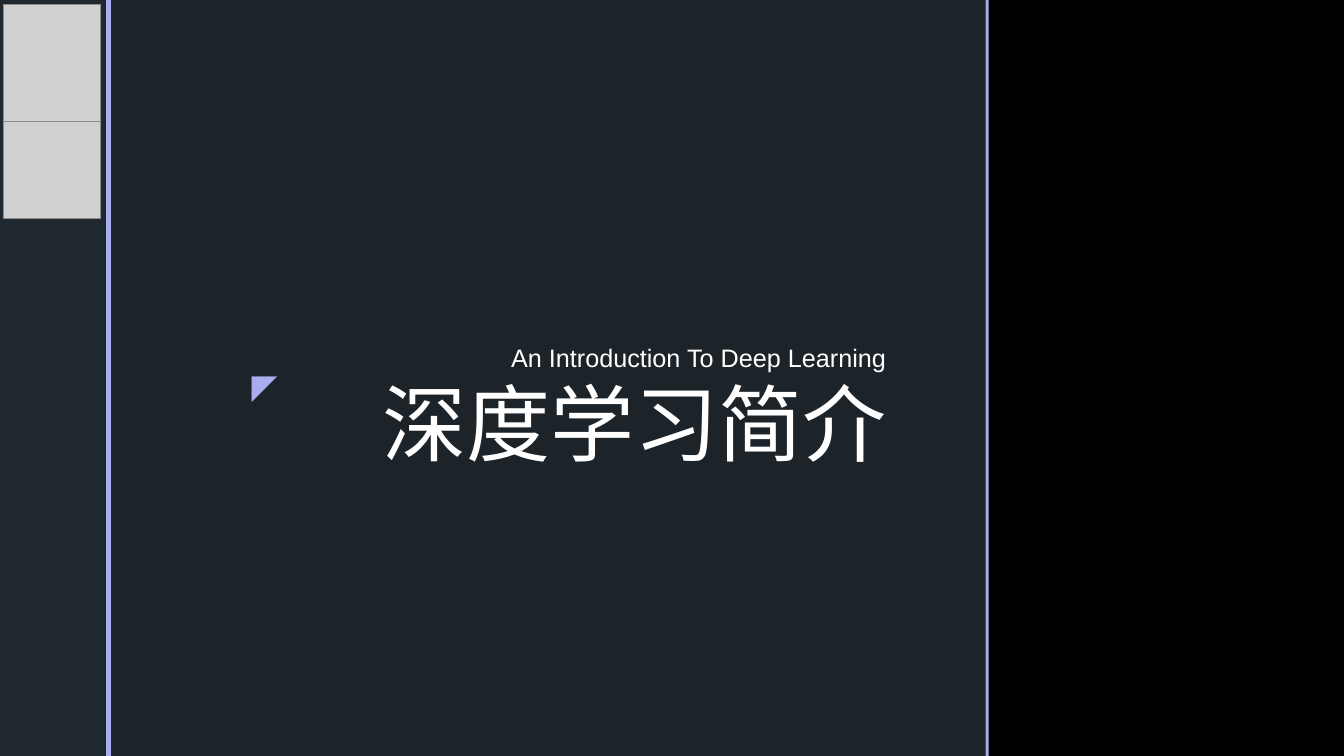
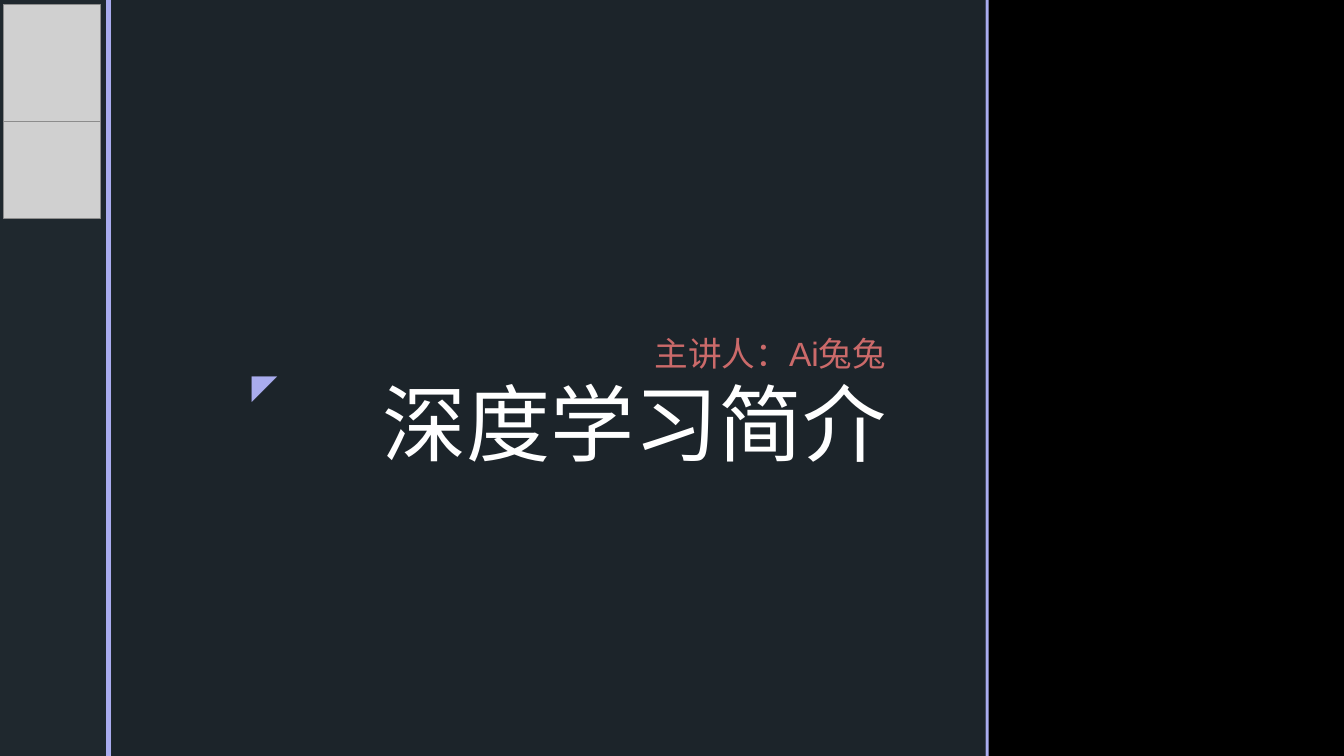
Before and after one commit to SakigamiYang/PyCon, a slide deck: slide 1 of Python-Meetup/20210523/深度学习简介.pptx. Drawn at 1344x756 pixels with LibreOffice and Linux fonts; fonts in the diff are those of the drawing; grey boxes stand for pictures; background and template pictures are left out. Boxes give left, top, right and bottom in pixels: in the first picture for what was removed or moved away, otherwise in the second. Text is boxed around its words. In the diff, an @@ line names an element or a change of style, - is before the commit and + after.

```diff
--- a/Python-Meetup/20210523/深度学习简介.pptx
+++ b/Python-Meetup/20210523/深度学习简介.pptx
@@ subtitle at (655, 337, 886, 369): text changed; size 18 to 24 pt; text colour #FFFFFF to #CB6A6A @@
-An Introduction To Deep Learning
+主讲人：Ai兔兔
```
Also in this commit, not shown: 11 other slides changed, 2 slides added, 2 other files.
